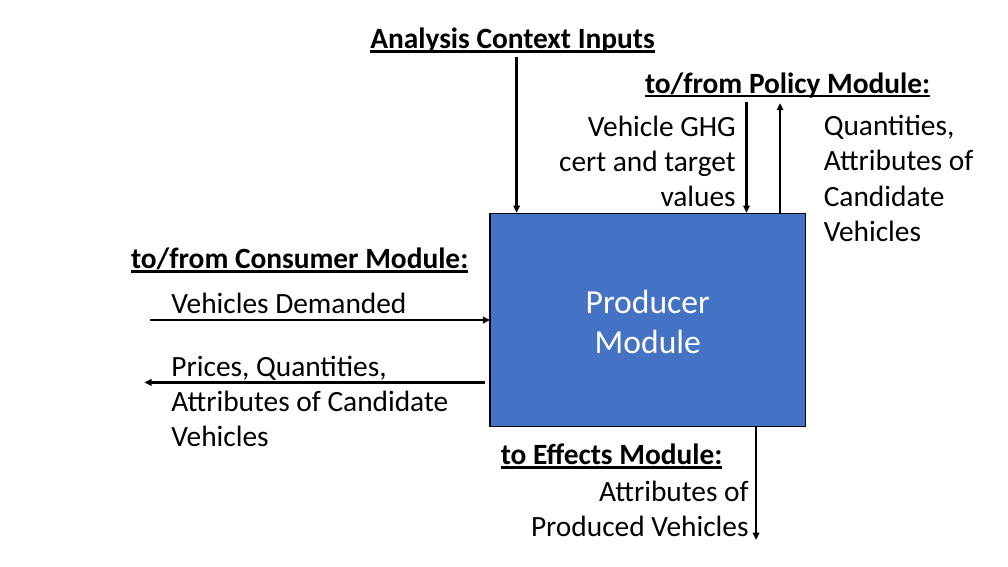
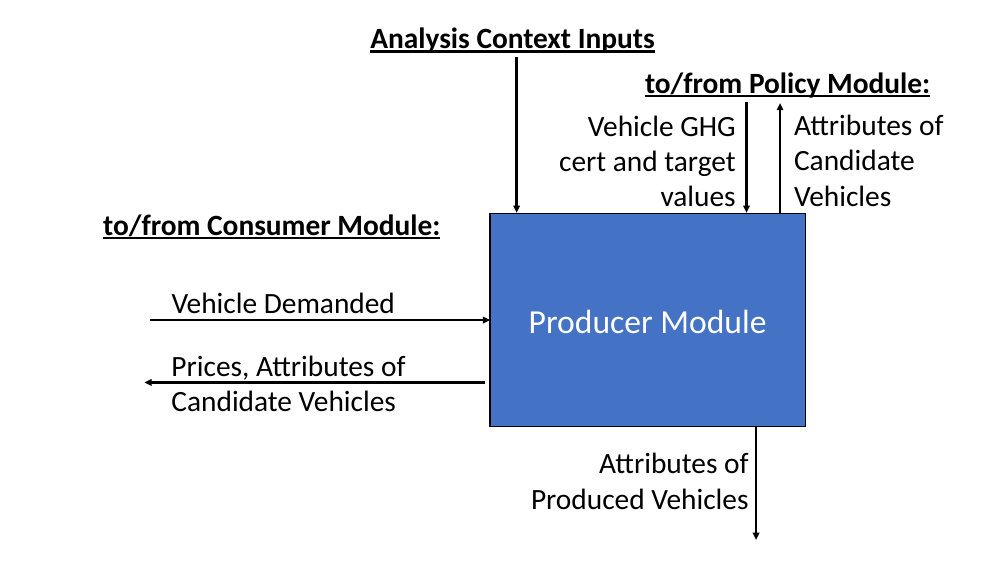
Before and after one commit to USEPA/EPA_OMEGA_Model, a slide deck: slide 7 of doc/source/_static/raw_figures.pptx. Drawn at 1008x567 pixels with LibreOffice and Linux fonts; fonts in the diff are those of the drawing. Boxes give left, top, right and bottom in pixels: in the first picture for what was removed or moved away, otherwise in the second. Text is boxed around its words. In the diff, an @@ line names an element or a change of style, - is before the commit and + after.

```diff
--- a/doc/source/_static/raw_figures.pptx
+++ b/doc/source/_static/raw_figures.pptx
@@ text at box(794, 114, 943, 207): text changed @@
-Quantities, Attributes of Candidate Vehicles
+Attributes of Candidate Vehicles
@@ text "to/from Consumer Module:": place and size @@
-text "to/from Consumer Module:" at box(131, 247, 468, 273)
+text "to/from Consumer Module:" at box(103, 214, 440, 239)
@@ text at box(172, 292, 395, 320): text changed @@
-Vehicles Demanded
+Vehicle Demanded
@@ text in rectangle at box(529, 309, 766, 334): text changed @@
-Producer
-Module
+Producer Module
@@ text at box(171, 355, 405, 412): text changed @@
-Prices, Quantities, Attributes of Candidate Vehicles
+Prices, Attributes of Candidate Vehicles
@@ text "Attributes of Produced Vehicles": place and size @@
-text "Attributes of Produced Vehicles" at box(531, 480, 748, 537)
+text "Attributes of Produced Vehicles" at box(531, 452, 748, 510)
@@ text removed at box(501, 443, 722, 469) @@
-to Effects Module:
```
Also in this commit, not shown: 4 other slides changed, 4 other files.
